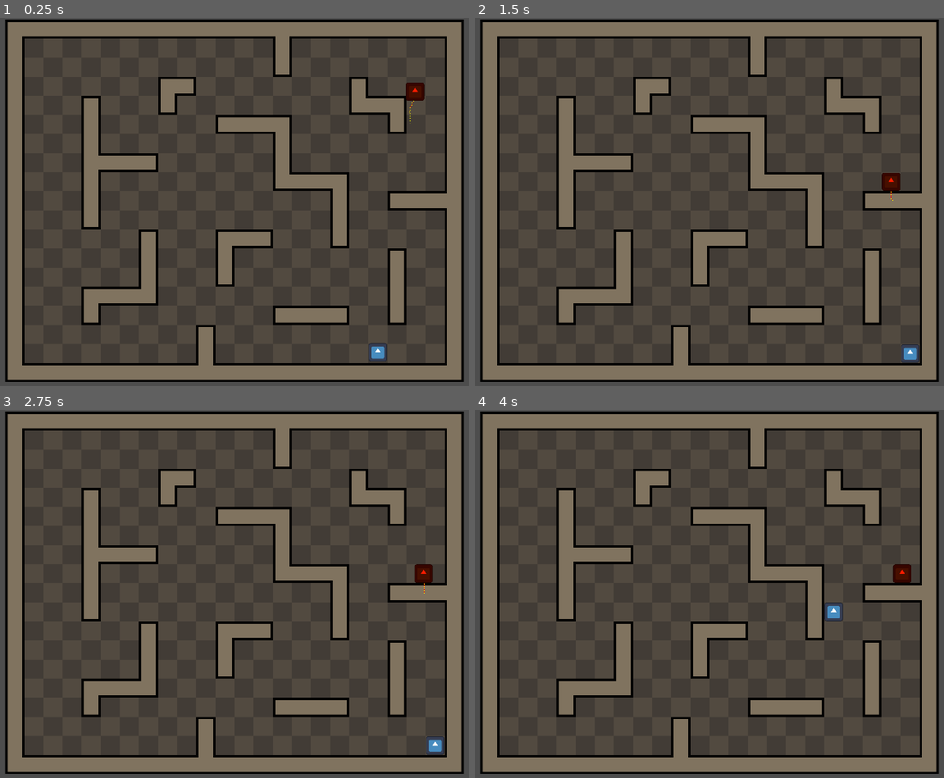
Above: before the commit, frames 1-4 (two rows, left to right).
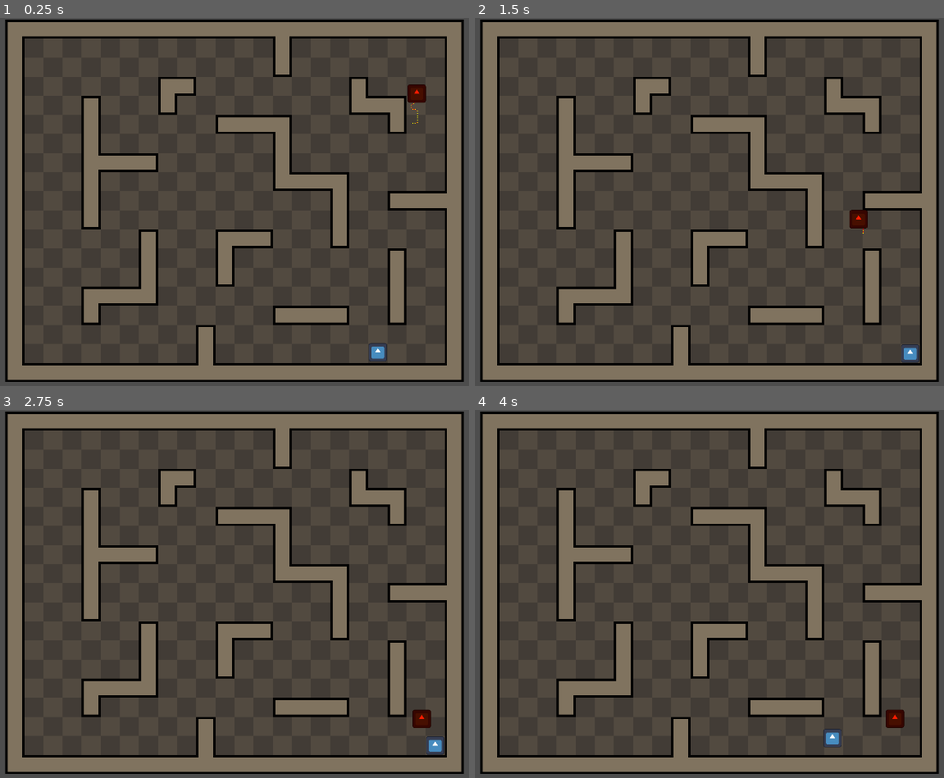
Above: after the commit, the same moments.

Repository: babeszino/a-star-pathfinding-on-navmesh
Game: Godot game, scene res://main.tscn
Two runs of this game, one before a commit and one after it. Both use one fixed random seed, a clock stepped at 60 frames per second and the inputs below. The engine's default icon, where the game draws it, is replaced by a stand-in: a white triangle on a blue panel in a dark square.
Inputs:
- Up to frame 1 (0.25 s): no input
- Up to frame 2 (1.5 s): hold D (right) 0.53-1.28 s; hold S (down) from 1.28 s (still down)
- Up to frame 3 (2.75 s): release S (down) at 2.03 s; hold D (right) from 2.03 s (still down)
- Up to frame 4 (4 s): tap Enter at 2.75 s; release D (right) at 2.78 s; hold W (up) 2.78-3.53 s; hold A (left) from 3.53 s (still down)

The runs differ from the first frame. In frame 1, 0.1% of the frame differs, in the area x 86-91%, y 17-29%; in frame 2, 0.4%; in frame 3, 0.4%; in frame 4, 0.8%, in the area x 74-94%, y 41-92%.

Commit message:
v0.6
-started increasing the agent radiuses of the nav areas

Diff:
--- a/a-star-algorithm-pathfinding/enemy.gd
+++ b/a-star-algorithm-pathfinding/enemy.gd
@@ -107,10 +107,14 @@
 	velocity = direction * movement_speed
 	move_and_slide()
 
+	# 1st fix attempt - force update
+	if get_slide_collision_count() > 0:
+		print("enemy hit wall")
+		_update_path()
+
 	# megnezzuk, hogy elertuk e az aktualis waypointot
 	if global_position.distance_to(target_pos) < arrival_distance:
 		current_path_index += 1
-
 
 # A* algoritmus
 func _find_path_astar(start_pos: Vector2, end_pos: Vector2) -> Array:
@@ -268,7 +272,7 @@
 			Color(0, 1, 0) if i == current_path_index else Color(1, 1, 0)
 		)
 
-	# vonal rajzolasa az aktualis waypointig/hoz
+	# vonal rajzolasa az aktualis waypointig
 	if current_path_index < path.size():
 		draw_line(
 			Vector2.ZERO,
--- a/a-star-algorithm-pathfinding/main.tscn
+++ b/a-star-algorithm-pathfinding/main.tscn
@@ -124,38 +124,40 @@
 sources/0 = SubResource("TileSetAtlasSource_ig7tw")
 
 [sub_resource type="NavigationPolygon" id="NavigationPolygon_ig7tw"]
-vertices = PackedVector2Array(591, 81, 591, 130, 531, 130, 531, 110, 385, 81, 494, 110, 494, 146, 499, 146, 499, 175, 451, 175, 451, 125, 430, 125, 385, 351, 430, 241, 479, 241, 479, 287, 431, 287, 431, 321, 527, 351, 527, 321)
+vertices = PackedVector2Array(581, 91, 581, 120, 541, 120, 541, 100, 395, 91, 484, 100, 484, 156, 489, 156, 489, 165, 461, 165, 461, 115, 420, 115, 395, 341, 420, 251, 469, 251, 469, 277, 421, 277, 421, 331, 517, 341, 517, 331)
 polygons = Array[PackedInt32Array]([PackedInt32Array(0, 1, 2, 3), PackedInt32Array(4, 0, 3, 5), PackedInt32Array(6, 7,  …(205 unchanged characters)…
 outlines = Array[PackedVector2Array]([PackedVector2Array(375, 71, 375, 361, 537, 361, 537, 311, 441, 311, 441, 297, 489, 297, 489, 231, 448, 231, 440, 231, 440, 135, 441, 135, 441, 185, 509, 185, 509, 136, 504, 136, 504, 120, 521, 120, 521, 140, 601, 140, 601, 112, 601, 71)])
+agent_radius = 20.0
 
 [sub_resource type="NavigationPolygon" id="NavigationPolygon_0xm2m"]
-vertices = PackedVector2Array(591, 131, 591, 143, 543, 143, 514, 131, 514, 145, 543, 164, 591, 164, 591, 209, 543, 240, 497, 240, 500, 193, 639, 209, 639, 240, 543, 320, 448, 320, 448, 305, 497, 305, 449, 240, 449, 193, 500, 145)
-polygons = Array[PackedInt32Array]([PackedInt32Array(0, 1, 2, 3), PackedInt32Array(4, 3, 2, 5), PackedInt32Array(5, 6, 7, 8, 9, 10), PackedInt32Array(7, 11, 12, 8), PackedInt32Array(13, 14, 15, 16), PackedInt32Array(8, 13, 16, 9), PackedInt32Array(9, 17, 18, 10), PackedInt32Array(5, 10, 19, 4)])
+vertices = PackedVector2Array(533, 174, 581, 174, 581, 219, 533, 230, 507, 230, 510, 203, 629, 219, 629, 230, 533, 310, 507, 310, 459, 230, 459, 203, 510, 155, 524, 155, 533, 141, 524, 141)
+polygons = Array[PackedInt32Array]([PackedInt32Array(0, 1, 2, 3, 4, 5), PackedInt32Array(2, 6, 7, 3), PackedInt32Array(3, 8, 9, 4), PackedInt32Array(4, 10, 11, 5), PackedInt32Array(0, 5, 12, 13), PackedInt32Array(14, 0, 13, 15)])
 outlines = Array[PackedVector2Array]([PackedVector2Array(439, 183, 439, 250, 485, 250, 487, 250, 487, 295, 438, 295, 43 …(199 unchanged characters)…
+agent_radius = 20.0
 
 [sub_resource type="NavigationPolygon" id="NavigationPolygon_1bvp3"]
-vertices = PackedVector2Array(655.5, 144.5, 687.5, 144.5, 687.5, 160.5, 656.5, 191.5, 608.5, 191.5, 735.5, 160.5, 735.5, 207.5, 656.5, 207.5, 608.5, 143.5, 655.5, 80.5, 591.5, 143.5, 591.5, 112.5, 608.5, 112.5, 608.5, 80.5)
-polygons = Array[PackedInt32Array]([PackedInt32Array(0, 1, 2, 3, 4), PackedInt32Array(2, 5, 6, 7, 3), PackedInt32Array(0, 4, 8, 9), PackedInt32Array(8, 10, 11, 12), PackedInt32Array(9, 8, 12), PackedInt32Array(9, 12, 13)])
-outlines = Array[PackedVector2Array]([PackedVector2Array(608, 80, 608, 112, 591, 112, 591, 144, 608, 144, 608, 192, 656, 192, 656, 208, 736, 208, 736, 160, 704, 160, 688, 160, 688, 144, 656, 144, 656, 112, 656, 80)])
-agent_radius = 0.5
+vertices = PackedVector2Array(643, 157, 675, 157, 675, 173, 669, 179, 621, 179, 717, 173, 717, 150, 723, 150, 723, 195, 669, 195, 621, 131, 643, 93, 541, 131, 541, 121, 579, 125, 579, 121, 621, 125, 621, 93, 531.0078, 154, 525, 154, 525, 141, 531.02344, 141)
+polygons = Array[PackedInt32Array]([PackedInt32Array(0, 1, 2, 3, 4), PackedInt32Array(5, 6, 7, 8), PackedInt32Array(2, 5, 8, 9, 3), PackedInt32Array(0, 4, 10, 11), PackedInt32Array(10, 12, 13, 14), PackedInt32Array(13, 15, 14), PackedInt32Array(10, 14, 16), PackedInt32Array(11, 10, 16), PackedInt32Array(11, 16, 17), PackedInt32Array(18, 19, 20, 21)])
+outlines = Array[PackedVector2Array]([PackedVector2Array(608, 80, 608, 112, 592, 112, 592, 108, 528, 108, 528, 128, 512, 128, 512, 144, 544.02576, 144, 608, 144, 608, 192, 656, 192, 656, 208, 736, 208, 736, 137, 704, 137, 704, 160, 688, 160, 688, 144, 656, 144, 656, 112, 656, 80)])
+agent_radius = 13.0
 
 [sub_resource type="NavigationPolygon" id="NavigationPolygon_lquwl"]
-vertices = PackedVector2Array(735.5, 81.5, 735.5, 160.5, 704.5, 160.5, 704.5, 128.5, 656.5, 81.5, 672.5, 112.5, 672.5, 128.5, 656.5, 112.5)
-polygons = Array[PackedInt32Array]([PackedInt32Array(0, 1, 2, 3), PackedInt32Array(4, 0, 3, 5), PackedInt32Array(3, 6, 5), PackedInt32Array(4, 5, 7)])
-outlines = Array[PackedVector2Array]([PackedVector2Array(656, 81, 656, 113, 672, 113, 672, 129, 704, 129, 704, 161, 736, 161, 736, 81)])
-agent_radius = 0.5
+vertices = PackedVector2Array(723, 94, 723, 150, 717, 150, 717, 116, 685, 116, 685, 100, 644, 94, 644, 100)
+polygons = Array[PackedInt32Array]([PackedInt32Array(0, 1, 2, 3), PackedInt32Array(3, 4, 5, 0), PackedInt32Array(6, 0, 5, 7)])
+outlines = Array[PackedVector2Array]([PackedVector2Array(631, 81, 631, 113, 672, 113, 672, 129, 704, 129, 704, 163, 736, 163, 736, 81)])
+agent_radius = 13.0
 
 [sub_resource type="NavigationPolygon" id="NavigationPolygon_7mycd"]
-vertices = PackedVector2Array(639.5, 257.5, 687.5, 257.5, 687.5, 320.5, 656.5, 304.5, 656.5, 320.5, 592.5, 257.5, 591.5, 304.5, 560.5, 289.5, 591.5, 352.5, 544.5, 352.5, 544.5, 320.5, 543.5, 320.5, 543.5, 289.5, 560.5, 257.5, 639.5, 241.5, 592.5, 241.5)
-polygons = Array[PackedInt32Array]([PackedInt32Array(0, 1, 2, 3), PackedInt32Array(2, 4, 3), PackedInt32Array(5, 0, 3, 6, 7), PackedInt32Array(6, 8, 9, 10), PackedInt32Array(6, 10, 11, 12, 7), PackedInt32Array(7, 13, 5), PackedInt32Array(14, 0, 5, 15)])
-outlines = Array[PackedVector2Array]([PackedVector2Array(640, 241, 592, 241, 592, 257, 560, 257, 560, 289, 543, 289, 543, 321, 544, 321, 544, 353, 592, 353, 592, 321, 592, 305, 656, 305, 656, 321, 688, 321, 688, 257, 656, 257, 640, 257)])
-agent_radius = 0.5
+vertices = PackedVector2Array(675, 270, 675, 308, 669, 308, 669, 292, 627, 270, 579, 292, 579, 340, 557, 340, 573, 302, 557, 308, 534, 308, 534, 302, 605, 270, 605, 232, 627, 232, 573, 270)
+polygons = Array[PackedInt32Array]([PackedInt32Array(0, 1, 2, 3), PackedInt32Array(4, 0, 3, 5), PackedInt32Array(5, 6, 7, 8), PackedInt32Array(9, 10, 11, 8), PackedInt32Array(12, 13, 14, 4), PackedInt32Array(12, 4, 5), PackedInt32Array(15, 12, 5), PackedInt32Array(8, 15, 5), PackedInt32Array(8, 7, 9)])
+outlines = Array[PackedVector2Array]([PackedVector2Array(640, 219, 592, 219, 592, 257, 560, 257, 560, 289, 521, 289, 521, 321, 544, 321, 544, 353, 592, 353, 592, 321, 592, 305, 656, 305, 656, 321, 688, 321, 688, 257, 656, 257, 640, 257)])
+agent_radius = 13.0
 
 [sub_resource type="NavigationPolygon" id="NavigationPolygon_272bh"]
-vertices = PackedVector2Array(735.5, 351.5, 592.5, 351.5, 592.5, 320.5, 704.5, 320.5, 735.5, 224.5, 704.5, 255.5, 687.5, 224.5, 656.5, 255.5, 656.5, 208.5, 687.5, 208.5)
-polygons = Array[PackedInt32Array]([PackedInt32Array(0, 1, 2, 3), PackedInt32Array(4, 0, 3, 5), PackedInt32Array(6, 4, 5, 7), PackedInt32Array(6, 7, 8, 9)])
-outlines = Array[PackedVector2Array]([PackedVector2Array(688, 208, 656, 208, 656, 256, 688, 256, 704, 256, 704, 320, 688, 320, 656, 320, 592, 320, 592, 352, 736, 352, 736, 224, 688, 224)])
-agent_radius = 0.5
+vertices = PackedVector2Array(723, 339, 580, 339, 580, 333, 669, 333, 669, 308, 675, 308, 675, 333, 717, 333, 723, 237, 717, 243, 675, 237, 669, 243, 669, 196, 675, 196)
+polygons = Array[PackedInt32Array]([PackedInt32Array(0, 1, 2, 3), PackedInt32Array(3, 4, 5, 6), PackedInt32Array(0, 3, 6), PackedInt32Array(0, 6, 7), PackedInt32Array(8, 0, 7, 9), PackedInt32Array(10, 8, 9, 11), PackedInt32Array(10, 11, 12, 13)])
+outlines = Array[PackedVector2Array]([PackedVector2Array(688, 183, 656, 183, 656, 256, 688, 256, 704, 256, 704, 320, 688, 320, 688, 295, 656, 295, 656, 320, 567, 320, 567, 352, 736, 352, 736, 224, 688, 224)])
+agent_radius = 13.0
 
 [sub_resource type="CapsuleShape2D" id="CapsuleShape2D_0xm2m"]
 radius = 66.666504
@@ -207,7 +209,7 @@
 shape = SubResource("CapsuleShape2D_0xm2m")
 
 [node name="Enemy" type="CharacterBody2D" parent="."]
-position = Vector2(714, 100)
+position = Vector2(704.00006, 103)
 scale = Vector2(0.12, 0.12)
 script = ExtResource("3_h2yge")
 target_path = NodePath("../Player")
Not shown, changed: .DS_Store
